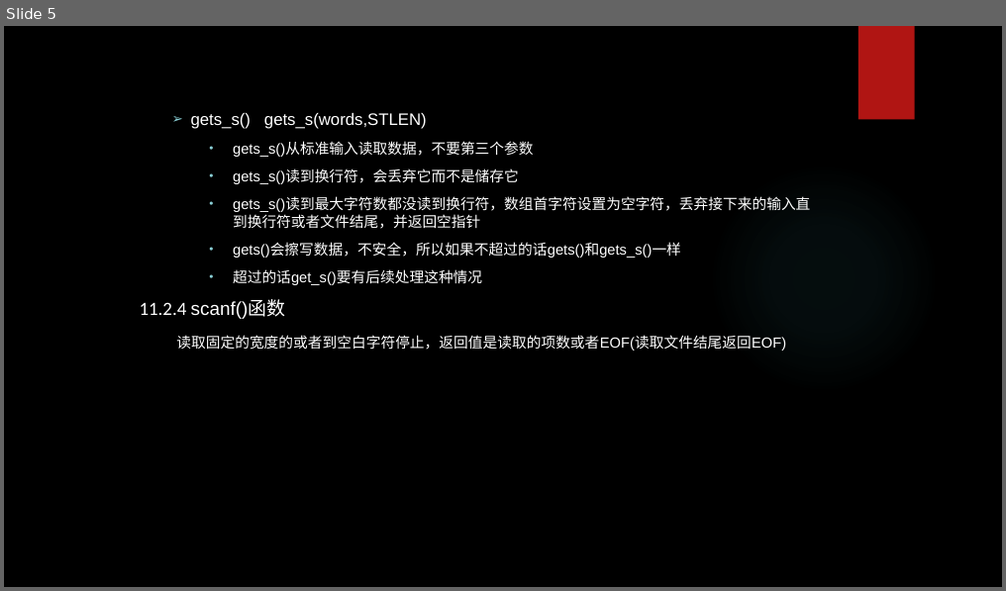
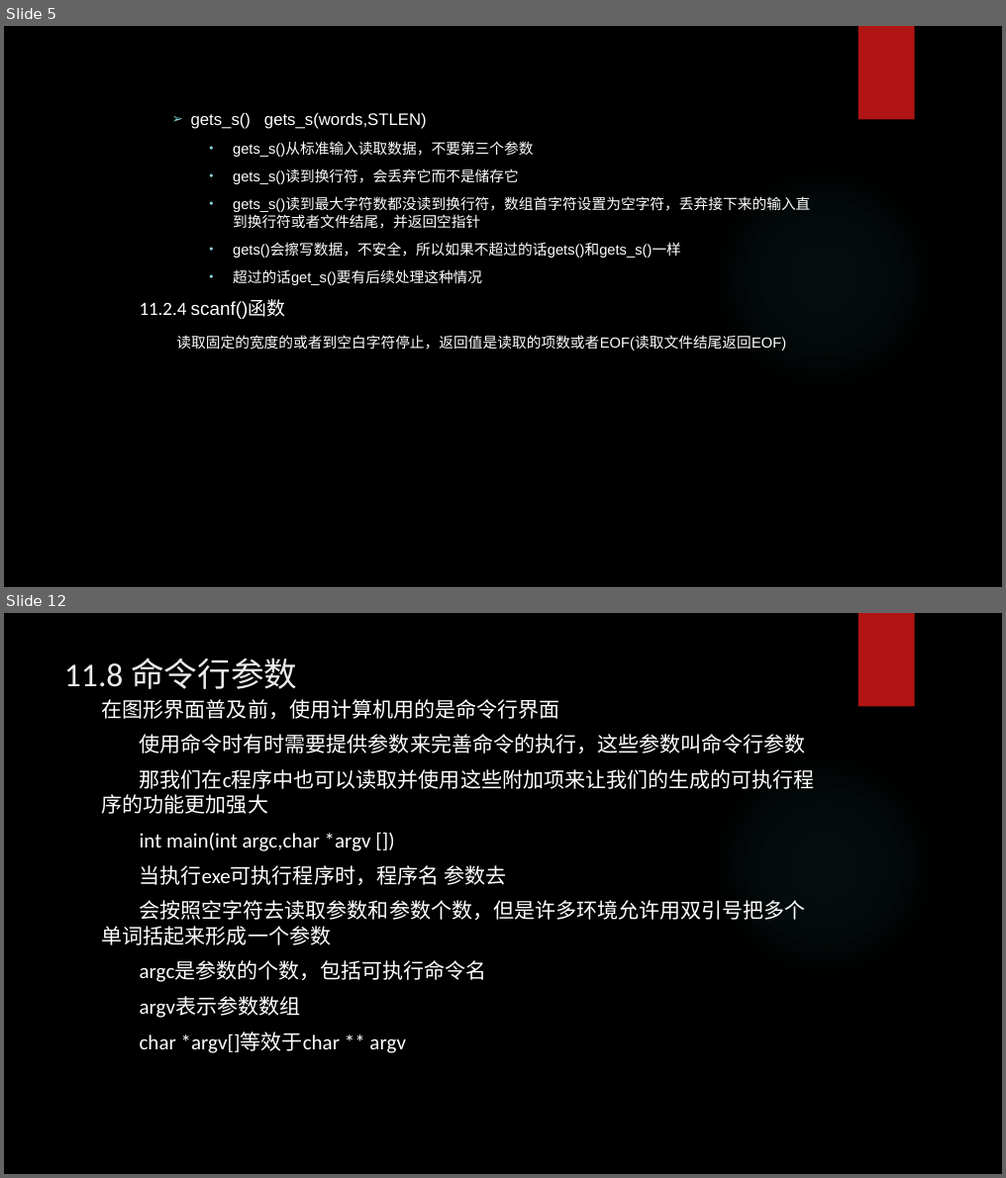
Before and after one commit to tsyin/c_ppt-code, a slide deck: 11字符串和字符串函数.pptx. Shown one above the other, each under a label of ours: slide 5 before the commit, slides 5 and 12 after it; the slides between them are not shown. The pictures are 1006x591 and 1006x1178 pixels, drawn with LibreOffice and Linux fonts; fonts in the diff are those of the drawing; background and template pictures are left out. Boxes give left, top, right and bottom in pixels: in the first picture for what was removed or moved away, otherwise in the second. Text is boxed around its words. In the diff, an @@ line names an element or a change of style, - is before the commit and + after.

```diff
--- a/11字符串和字符串函数.pptx
+++ b/11字符串和字符串函数.pptx
@@ slide 12 added at (4, 613, 1002, 1174), background picture (left out); not listed: 2 template elements that a slide beside it also shows @@
@@ title added at (64, 658, 297, 689), 32 pt, text #EBEBEB @@
+11.8 命令行参数
@@ text added at (102, 699, 815, 1054), 20 pt, text #FFFFFF @@
+在图形界面普及前，使用计算机用的是命令行界面
+使用命令时有时需要提供参数来完善命令的执行，这些参数叫命令行参数
+那我们在c程序中也可以读取并使用这些附加项来让我们的生成的可执行程序的功能更加强大
+int main(int argc,char *argv [])
+当执行exe可执行程序时，程序名 参数去
+会按照空字符去读取参数和参数个数，但是许多环境允许用双引号把多个单词括起来形成一个参数
+argc是参数的个数，包括可执行命令名
+argv表示参数数组
+char *argv[]等效于char ** argv
```
Also in this commit, not shown: 1 slide changed, 7 other slides added, 3 other files.
